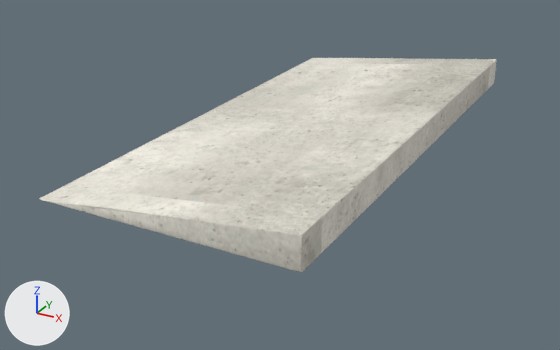
Renders of the glTF model public/katalog/modelle/anlaufkeil-250.gltf from each side of a commit.
The view is the same before and after, from a 50 mm lens placed at (1.64, -3.28, 1.36), pointed at (-0.05, -0.2, -0.18). Every picture has the same lights, and +X, +Y and +Z are marked at lower left. The first picture is the older version.

Script lines for the objects in view, before the commit:
```python
mat_beton_web_011 = bpy.data.materials.new('Beton_web.011')
mat_beton_web_011.use_nodes = True; mat_beton_web_011.node_tree.nodes.clear()
_N = mat_beton_web_011.node_tree.nodes; _L = mat_beton_web_011.node_tree.links
n0 = _N.new('ShaderNodeBsdfPrincipled'); n0.name = 'Principled BSDF'
n0.inputs[2].default_value = 0.92  # 'Roughness'
n1 = _N.new('ShaderNodeOutputMaterial'); n1.name = 'Material Output'
n2 = _N.new('ShaderNodeTexImage'); n2.name = 'Image Texture'
n2.image = img_anlaufkeil_250_farbe
n3 = _N.new('ShaderNodeUVMap'); n3.name = 'UV Map'
n3.uv_map = 'UVMap.001'
n4 = _N.new('ShaderNodeNormalMap'); n4.name = 'Normal Map'
n4.uv_map = 'UVMap.001'
n5 = _N.new('ShaderNodeTexImage'); n5.name = 'Image Texture.001'
n5.image = img_anlaufkeil_250_normal
n6 = _N.new('ShaderNodeUVMap'); n6.name = 'UV Map.001'
n6.uv_map = 'UVMap.001'
_L.new(n0.outputs[0], n1.inputs[0])  # 'BSDF' to 'Surface'
_L.new(n2.outputs[0], n0.inputs[0])  # 'Color' to 'Base Color'
_L.new(n3.outputs[0], n2.inputs[0])  # 'UV' to 'Vector'
_L.new(n4.outputs[0], n0.inputs[5])  # 'Normal' to 'Normal'
_L.new(n5.outputs[0], n4.inputs[1])  # 'Color' to 'Color'
_L.new(n6.outputs[0], n5.inputs[0])  # 'UV' to 'Vector'
me_sk0026__anlaufkeil_250_001 = bpy.data.meshes.new('SK0026_+Anlaufkeil-250.001')
me_sk0026__anlaufkeil_250_001.from_pydata(...)  # 52 vertices, 105 faces; spans x -0.6..0.61, y -1.25..1.25, z 0.0..0.15
# faces by material slot: [98, 7]
me_sk0026__anlaufkeil_250_001.materials.append(mat_beton_web_011)
me_sk0026__anlaufkeil_250_001.materials.append(mat_beton_web_012)
ob_sk0026__anlaufkeil_250_001 = bpy.data.objects.new('SK0026_+Anlaufkeil-250.001', me_sk0026__anlaufkeil_250_001)
ob_sk0026__anlaufkeil_250_001.location = (0.0, 0.0, 0.0)
```
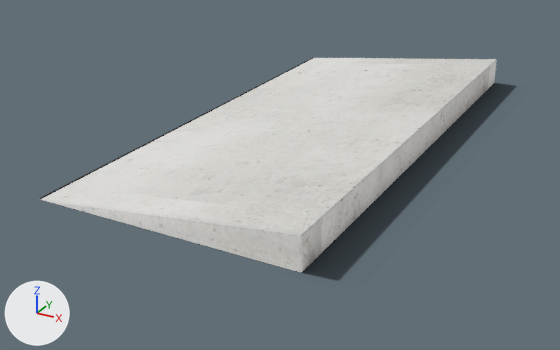
Pixel boxes (x1, y1, x2, y2) of what changed, in the pictures (560 x 350 px):
'Schatten', added
    after: (39, 58, 516, 280)

The change, as a diff of the scene's bpy script:
```diff
--- a/public/katalog/modelle/anlaufkeil-250.gltf.py
+++ b/public/katalog/modelle/anlaufkeil-250.gltf.py
@@ img_anlaufkeil_250_licht @@
+img_anlaufkeil_250_licht = load_image('anlaufkeil-250_licht', 'texturen/anlaufkeil-250_licht.jpg', 2048, 2048, 'sRGB')
@@ img_anlaufkeil_250_schatten @@
+img_anlaufkeil_250_schatten = load_image('anlaufkeil-250_schatten', 'texturen/anlaufkeil-250_schatten.png', 286, 511, 'sRGB')
@@ mat_beton_web_011 @@
 mat_beton_web_011 = bpy.data.materials.new('Beton_web.011')
-# nodes: BsdfPrincipled, NormalMap, OutputMaterial, TexImage x2, UVMap x2
-# uses the picture img_anlaufkeil_250_farbe
-# uses the picture img_anlaufkeil_250_normal
+# nodes: BsdfTransparent, Emission, LightPath, MixShader, OutputMaterial, TexImage, UVMap
+# uses the picture img_anlaufkeil_250_licht
@@ mat_schatten_010 @@
+mat_schatten_010 = bpy.data.materials.new('Schatten.010')
+# uses the picture img_anlaufkeil_250_schatten
@@ me_schatten @@
+me_schatten.from_pydata(...)  # 4 vertices, 2 faces; spans x -0.63..0.83, y -1.29..1.31, z 0.0
+me_schatten.materials.append(mat_schatten_010)
@@ ob_schatten @@
+ob_schatten = bpy.data.objects.new('Schatten', me_schatten)
+ob_schatten.location = (0.0, 0.0, 0.0)
```
